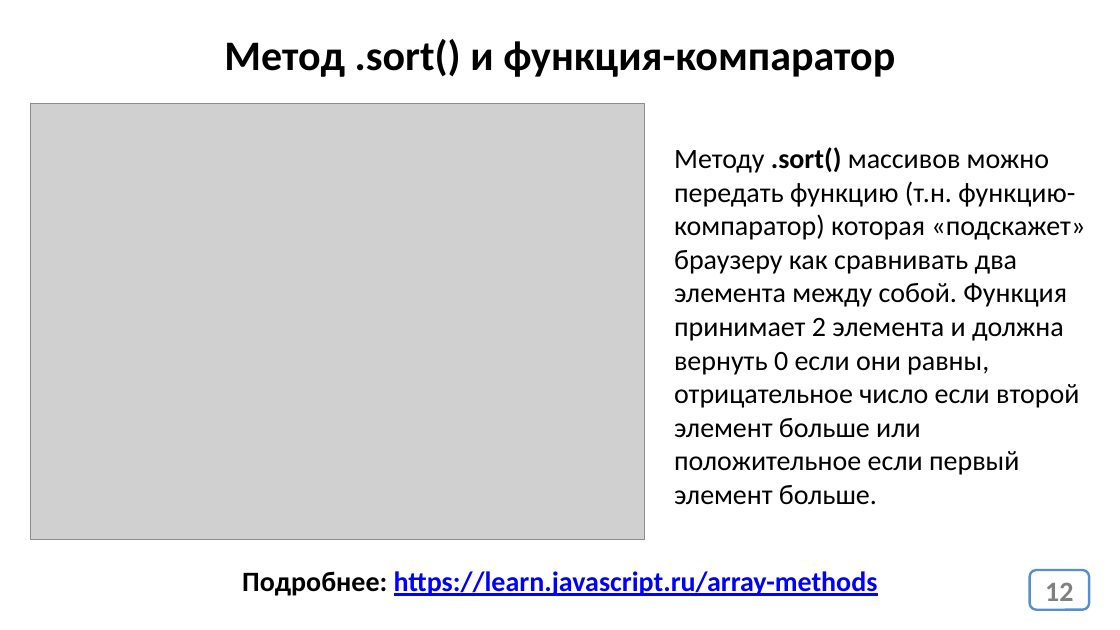
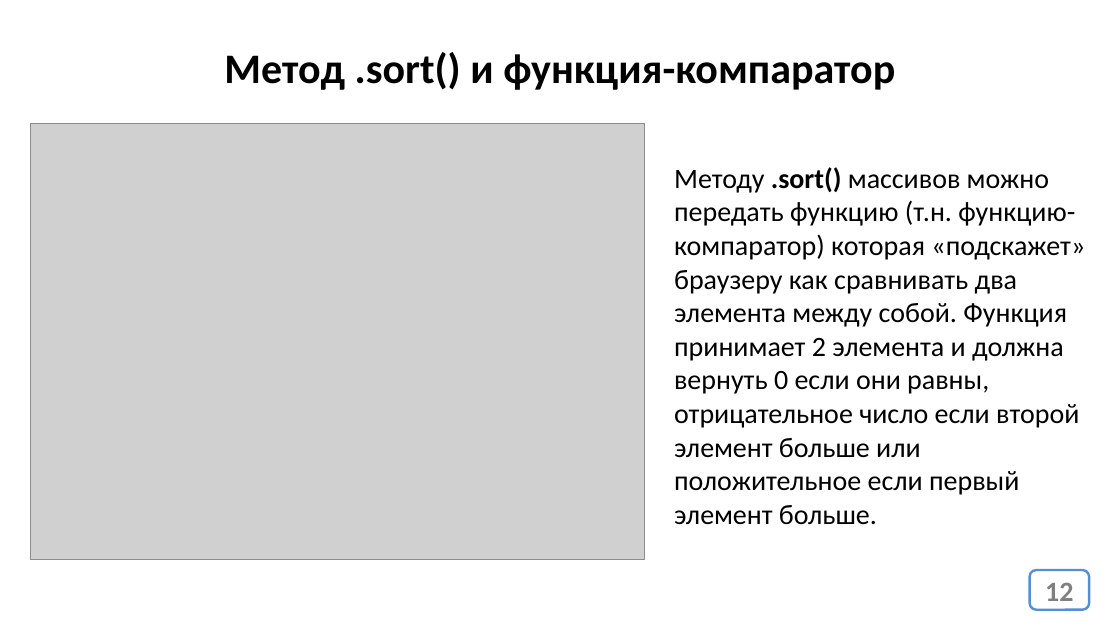
Before and after one commit to js-17-ort-dnipro/lesson03, a slide deck: slide 12 of lesson03.pptx. Drawn at 1120x630 pixels with LibreOffice and Linux fonts; fonts in the diff are those of the drawing; grey boxes stand for pictures. Boxes give left, top, right and bottom in pixels: in the first picture for what was removed or moved away, otherwise in the second. Text is boxed around its words. In the diff, an @@ line names an element or a change of style, - is before the commit and + after.

```diff
--- a/lesson03.pptx
+++ b/lesson03.pptx
@@ title "Метод .sort() и функция-компаратор": place and size @@
-title "Метод .sort() и функция-компаратор" at (224, 39, 895, 77)
+title "Метод .sort() и функция-компаратор" at (224, 52, 895, 90)
@@ picture: place and size @@
-picture at (31, 103, 645, 539)
+picture at (31, 124, 645, 560)
@@ text "Методу .sort() массивов можно передать ...": place and size @@
-text "Методу .sort() массивов можно передать ..." at (674, 147, 1085, 505)
+text "Методу .sort() массивов можно передать ..." at (674, 167, 1085, 525)
@@ text removed at (242, 571, 878, 596) @@
-Подробнее: https://learn.javascript.ru/array-methods
```
Also in this commit, not shown: 4 other slides changed, 1 other file.
